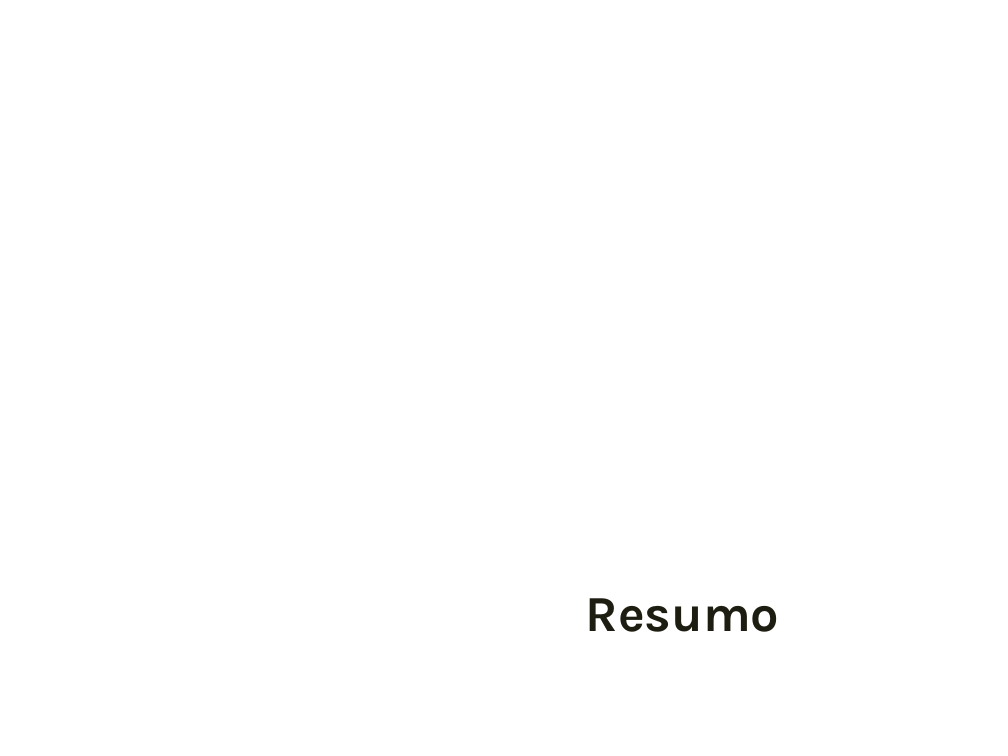
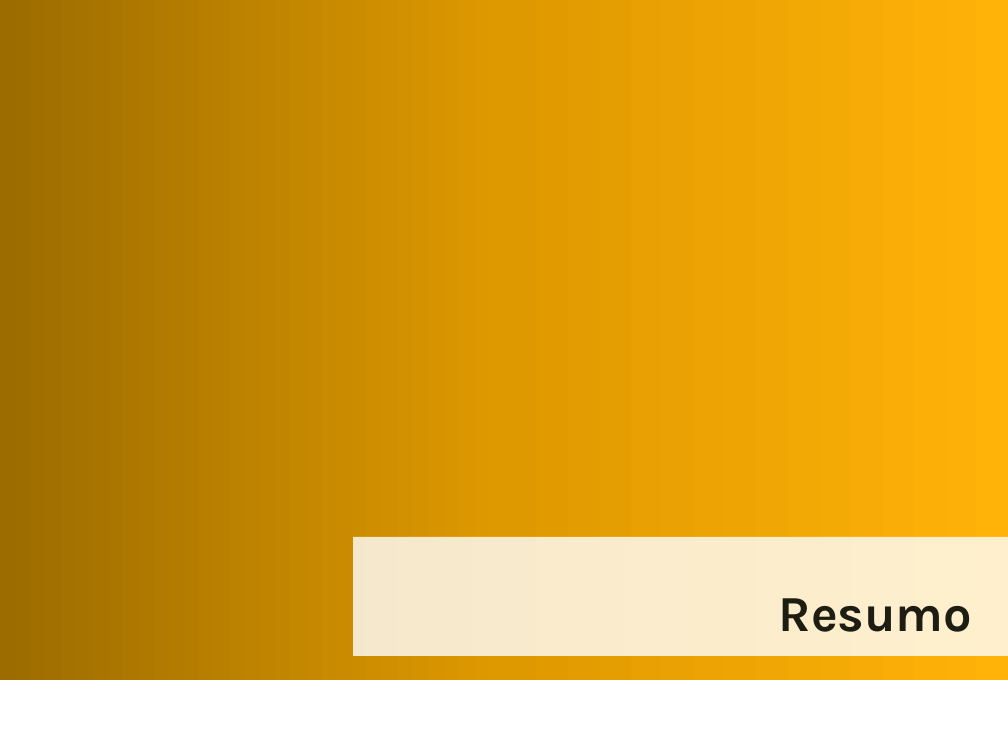
Before and after one commit to atheva/test-web-developer, a slide deck: slide 3 of spec/roteiro/TESTE - desenvolvedor web pleno.pptx. Drawn at 1008x756 pixels with LibreOffice and Linux fonts; fonts in the diff are those of the drawing; background and template pictures are left out. Boxes give left, top, right and bottom in pixels: in the first picture for what was removed or moved away, otherwise in the second. Text is boxed around its words. In the diff, an @@ line names an element or a change of style, - is before the commit and + after.

```diff
--- a/spec/roteiro/TESTE - desenvolvedor web pleno.pptx
+++ b/spec/roteiro/TESTE - desenvolvedor web pleno.pptx
@@ rectangle added at (0, 0, 1008, 679), fill gradient #9D6C00 to #DF9A00 to #FFB30A @@
@@ title "Resumo": place and size @@
-title "Resumo" at (586, 598, 780, 632)
+title "Resumo" at (353, 537, 1008, 656)
@@ title "Resumo" at (353, 537, 1008, 656): alignment centre to right; fill none to #FFFFFF at 80% opacity @@
```
Also in this commit, not shown: 9 other slides changed, 1 other file.
